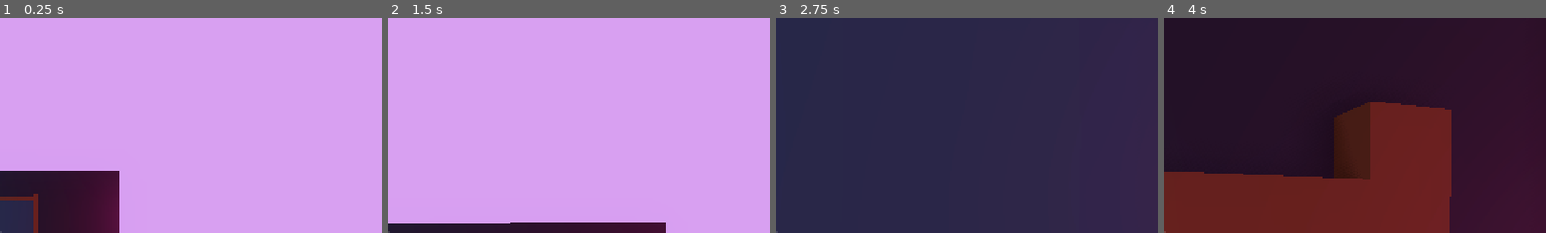
Above: before the commit, frames 1-4 (left to right).
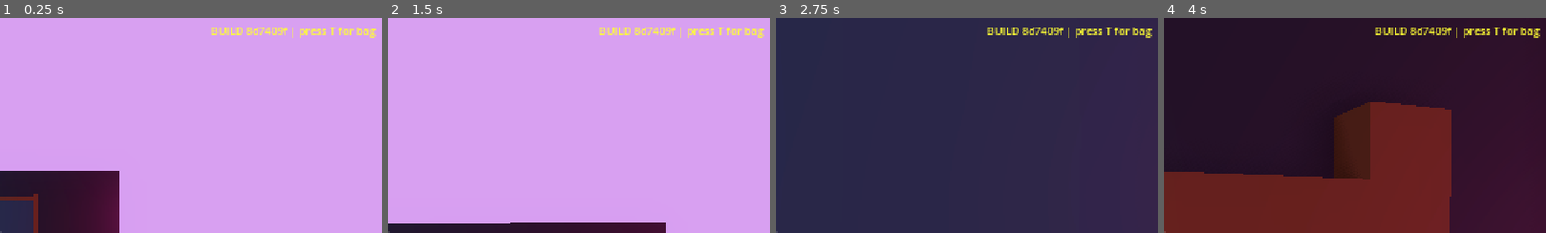
Above: after the commit, the same moments.

Repository: SpaceKitti/Studio
Game: Godot game, scene res://scenes/main.tscn
The game is run twice, just before and just after one commit, with the same random seed, the same clock (stepped at 60 frames per second) and the same inputs.
Inputs (mouse positions are % of the whole screen's width and height, from its top left):
- Up to frame 1 (0.25 s): no input
- Up to frame 2 (1.5 s): tap T at 0.5, 1.25 s; move the mouse to (55, 50) at 0.52 s; hold W (move_forward) from 0.53 s (still down); tap E (interact) at 0.6 s; click (55, 50) at 0.67 s; tap Space (jump) at 0.77 s; move the mouse to (45, 50) at 1.27 s; tap G at 1.35 s; click (45, 50) at 1.42 s
- Up to frame 3 (2.75 s): keep holding W (move_forward); tap Space (jump) at 1.52 s; tap T at 2 s; move the mouse to (52, 48) at 2.02 s; tap H at 2.1 s; click (52, 48) at 2.17 s
- Up to frame 4 (4 s): keep holding W (move_forward); tap T at 2.75, 3.5, 3.6 s; move the mouse to (49, 52) at 2.77 s; tap I at 2.85 s; click (49, 52) at 2.92 s; tap Space (jump) at 3.02, 3.77 s; move the mouse to (57, 51) at 3.52 s; click (57, 51) at 3.67 s
The pictures show only the part of the screen within x 50-100%, y 0-50%; the shares and areas given below are measured in that part.

The runs differ from the first frame. In frame 1, 0.9% of the frame differs, in the area x 55-99%, y 4-10%; in frame 2, 0.9%; in frame 3, 1.0%; in frame 4, 1.0%.

Commit message:
feat(slice1): unmistakable BUILD 8d7409f HUD stamp top-right

Diff:
--- a/slice1/scripts/hud.gd
+++ b/slice1/scripts/hud.gd
@@ -48,6 +48,22 @@
 	_refresh_win()
 	_ensure_crosshair()
 	_ensure_bag_hint()
+	# Unmistakable build stamp — always visible top-right
+	var build_stamp := Label.new()
+	build_stamp.name = "BuildStamp"
+	build_stamp.text = "BUILD 8d7409f | press T for bag"
+	build_stamp.add_theme_font_size_override("font_size", 18)
+	build_stamp.add_theme_color_override("font_color", Color(1.0, 1.0, 0.2, 1.0))
+	build_stamp.mouse_filter = Control.MOUSE_FILTER_IGNORE
+	build_stamp.set_anchors_preset(Control.PRESET_TOP_RIGHT)
+	build_stamp.grow_horizontal = Control.GROW_DIRECTION_BEGIN
+	build_stamp.offset_left = -420.0
+	build_stamp.offset_right = -12.0
+	build_stamp.offset_top = 8.0
+	build_stamp.offset_bottom = 36.0
+	build_stamp.horizontal_alignment = HORIZONTAL_ALIGNMENT_RIGHT
+	build_stamp.z_index = 200
+	$Root.add_child(build_stamp)
 
 func _process(delta: float) -> void:
 	if _toast_timer > 0.0:
